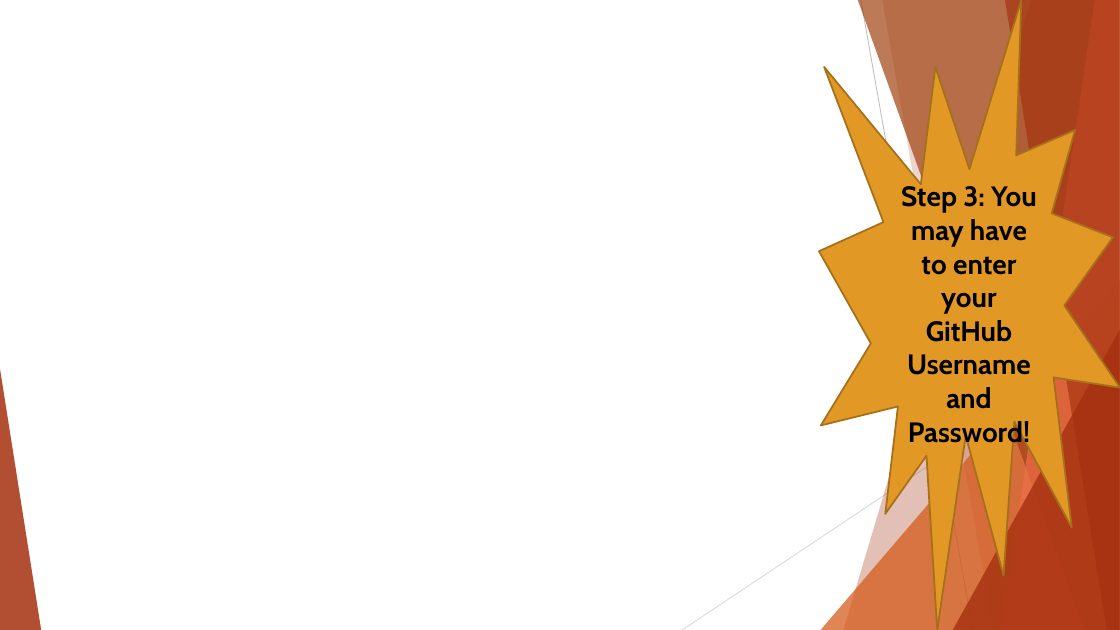
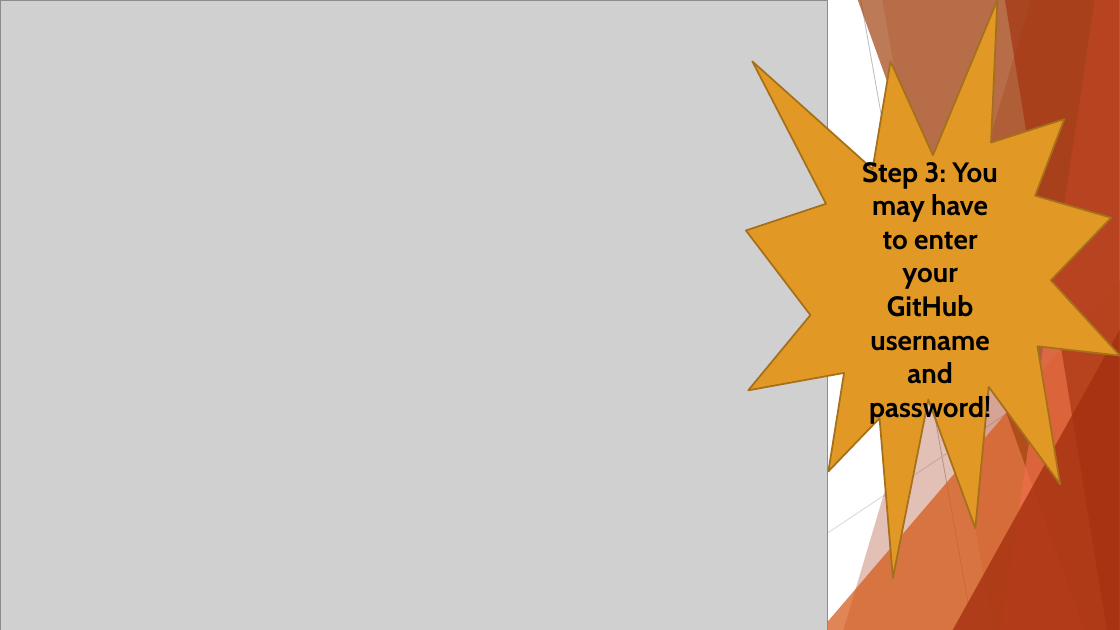
Before and after one commit to ICI3D/Sandbox, a slide deck: slide 16 of IntroToGitHub&SmartGit-v4.1.pptx. Drawn at 1120x630 pixels with LibreOffice and Linux fonts; fonts in the diff are those of the drawing; grey boxes stand for pictures; background and template pictures are left out. Boxes give left, top, right and bottom in pixels: in the first picture for what was removed or moved away, otherwise in the second. Text is boxed around its words. In the diff, an @@ line names an element or a change of style, - is before the commit and + after.

```diff
--- a/IntroToGitHub&SmartGit-v4.1.pptx
+++ b/IntroToGitHub&SmartGit-v4.1.pptx
@@ picture added at [0,0,828,630] @@
@@ irregular seal: place and size @@
-irregular seal at [819,0,1120,630]
+irregular seal at [746,0,1120,578]
@@ text at [862,158,998,423]: text changed @@
-Step 3: You may have to enter your GitHub Username and Password!
+Step 3: You may have to enter your GitHub username and password!
```
Also in this commit, not shown: 10 other slides changed, 4 slides added, 1 other file.
